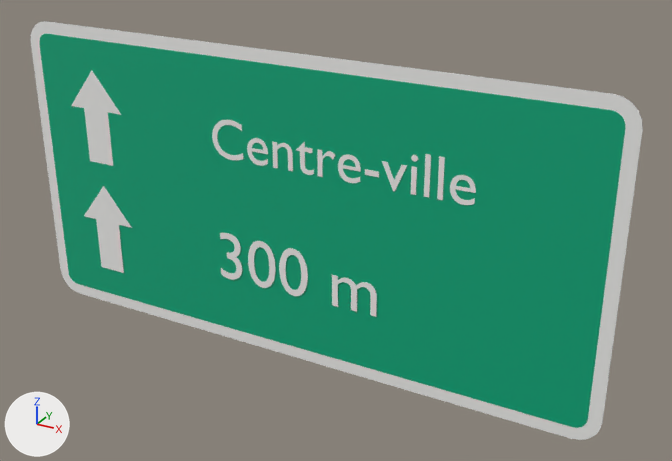
The glTF model panneaux/06_D_direction/Dp2a.glb as it was, and as the next commit left it.
Camera for both pictures: a 50 mm lens placed at (0.695, -1.117, 0.549), pointed at (0.067, 0.024, -0.022). Every picture has the same lights, and +X, +Y and +Z are marked at lower left. The first picture is the older version. Where no turn or scale is listed for an object, it has been applied to the vertices. Vertices at exactly the same position are counted once.

The first picture shows 'Dp2a_cadre00', 'Dp2a_fl02', 'Dp2a_fl04', 'Dp2a_fond01', 'Dp2a_txt03', 'Dp2a_txt05' and 1 more.
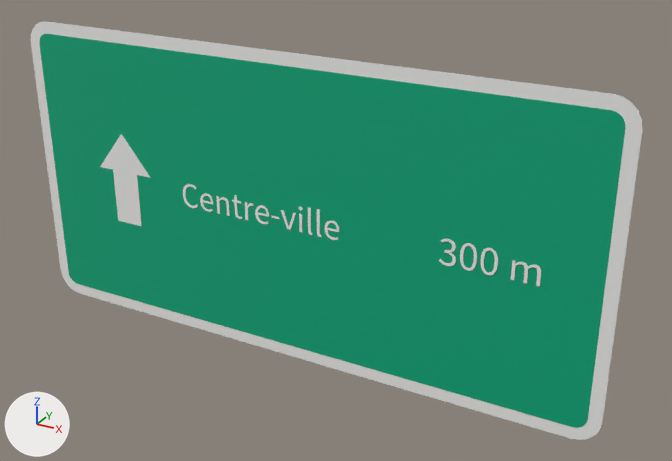
What differs and where, as boxes (x1, y1, x2, y2) in the pictures (672 x 461 px; the box of a moved part takes in the faces that stretch with it):
'Dp2a_txt03', reshaped, moved (41% narrower, 34% shorter)
    before: (212, 120, 476, 205)
    after: (183, 184, 339, 240)
'Dp2a_fl02', moved
    before: (71, 70, 121, 166)
    after: (100, 134, 151, 226)
'Dp2a_txt05', deleted
    before: (220, 233, 377, 317)
'Dp2a_fl04', deleted
    before: (84, 186, 132, 273)
'Dp2a_txt04', added
    after: (439, 239, 541, 286)
part 2 of me_t_044, added
    after: (299, 214, 302, 232)
part 3 of me_t_044, moved or reshaped
    before: (411, 155, 418, 162)
    after: (299, 206, 303, 211)
part 4 of me_t_044, added
    after: (183, 184, 198, 208)
part 5 of me_t_044, deleted
    before: (450, 175, 476, 205)
part 6 of me_t_044, deleted
    before: (382, 161, 407, 192)
part 7 of me_t_044, deleted
    before: (437, 156, 445, 200)
part 8 of me_t_044, deleted
    before: (424, 154, 431, 198)
part 9 of me_t_044, deleted
    before: (411, 166, 417, 195)
part 10 of me_t_044, moved or reshaped
    before: (212, 120, 379, 183)
    after: (200, 193, 339, 240)

The edits, one by one:
me_fl_019 is used by ob_dp2a_fl02; location (0.0, -0.002, 0.0).
me_fl_019 had 14 vertices, 24 faces and spanned x -0.424..-0.316, y 0.0, z 0.02..0.18.
me_fl_019 now has 14 vertices, 24 faces and spans x -0.374..-0.266, y 0.0, z -0.08..0.08.
me_fl_019 part 1: the whole mesh is moved by (0.05, 0.0, -0.1).
me_t_044 is used by ob_dp2a_txt03; location (-0.14, -0.003, 0.1).
me_t_044 had 1272 vertices, 2504 faces and spanned x 0.004..0.436, y 0.0, z -0.028..0.036.
me_t_044 now has 1590 vertices, 3140 faces and spans x 0.003..0.292, y 0.0, z -0.025..0.02.
me_t_044 part 2: a new loose piece, a box spanning x 0.2227..0.22772, y -0.0002..0.0002, z -0.02379..0.00584, in mat_blanc_retro (white #f3f3f1).
me_t_044 part 3: the loose piece of 96 vertices spanning x 0.34..0.35, y 0.0, z 0.021..0.031 is turned 90 degrees about the y axis through its middle and scaled by 0.687, then moved by (-0.12, 0.0, -0.011).
me_t_044 part 4: a new loose piece of 196 vertices spanning x 0.003..0.033, y 0.0, z -0.025..0.017, in mat_blanc_retro (white #f3f3f1).
me_t_044 part 5: the loose piece of 198 vertices spanning x 0.399..0.436, y 0.0, z -0.028..0.014 is deleted.
me_t_044 part 6: the loose piece of 14 vertices spanning x 0.295..0.335, y 0.0, z -0.028..0.014 is deleted.
me_t_044 part 7: the loose piece of 8 vertices spanning x 0.381..0.389, y 0.0, z -0.027..0.035 is deleted.
me_t_044 part 8: the loose piece of 8 vertices spanning x 0.361..0.369, y 0.0, z -0.027..0.035 is deleted.
me_t_044 part 9: the loose piece of 8 vertices spanning x 0.341..0.349, y 0.0, z -0.027..0.014 is deleted.
me_t_044 part 10: 8 vertices moved within x 0.046..0.245, y 0.0, z -0.02..0.007; 900 vertices removed from x 0.004..0.291, y 0.0, z -0.028..0.036; 1242 vertices added at x 0.038..0.292, y 0.0, z -0.025..0.02.
Other edits to the shape of me_t_044 do not show in these pictures.
Mesh me_t_1959 is new.
It has 896 vertices, 1784 faces and spans x -0.152..-0.0046, y -0.0002..0.0002, z -0.0245..0.0169.
It uses material mat_blanc_retro (white #f3f3f1).
Object 'Dp2a_fl04' (ob_dp2a_fl04) is deleted.
Object 'Dp2a_txt03' (ob_dp2a_txt03) moves from (-0.14, -0.003, 0.1) to (-0.204, -0.003, 0.0).
Object 'Dp2a_txt05' (ob_dp2a_txt05) is deleted.
Object 'Dp2a_txt04' (ob_dp2a_txt04) is new; it shows me_t_1959.
Its location is (0.4, -0.003, 0.0).
